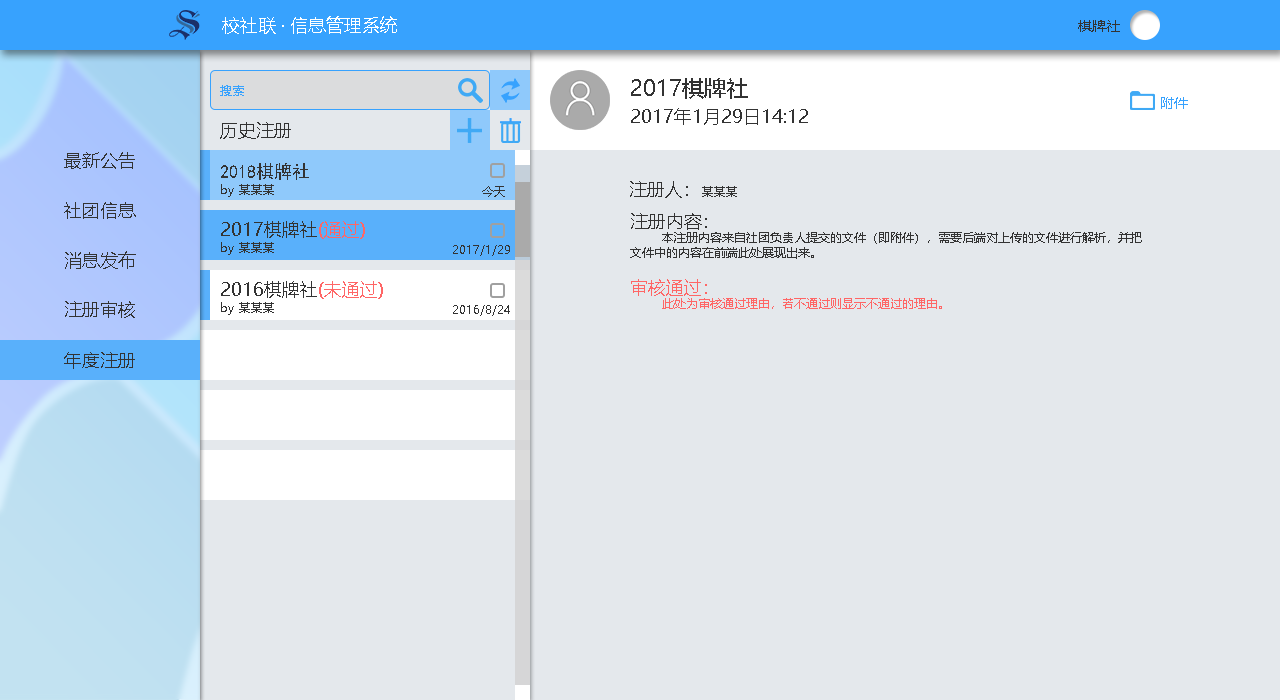
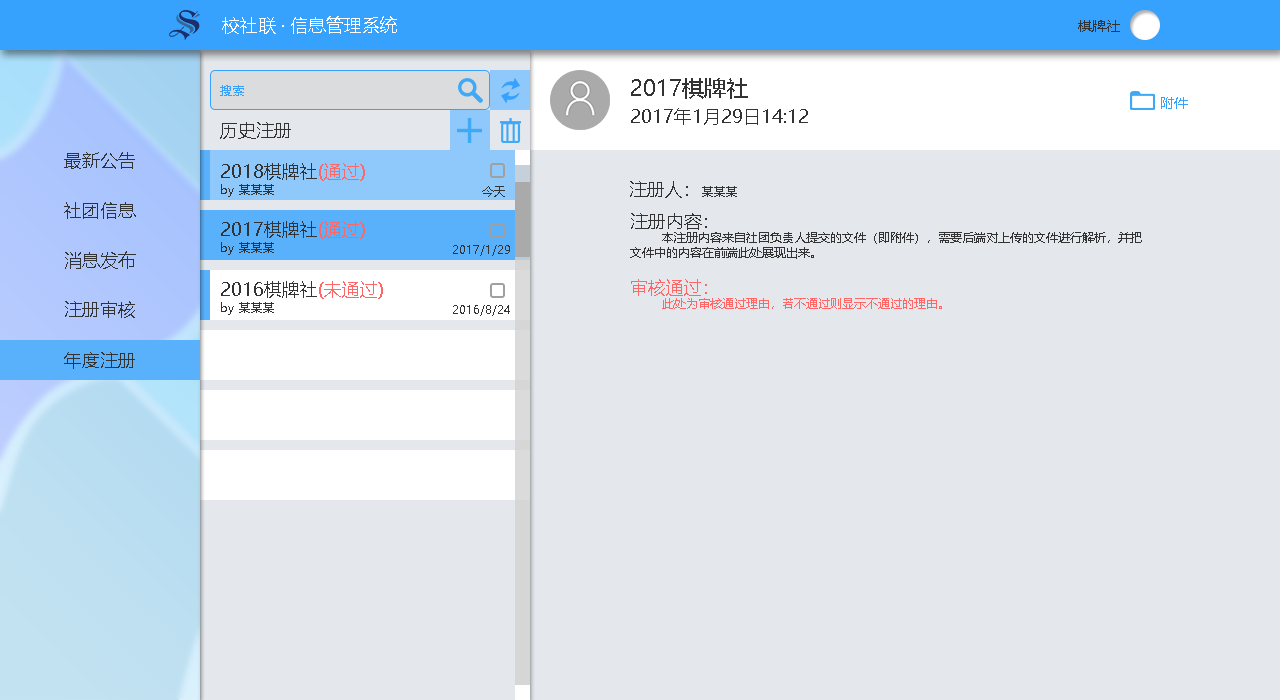
Layered file, before and after one edit (1280x700). Changes by layer:
renamed "2018棋牌社" to "2018棋牌社(通过)", painted on it over 221, 163, 365, 181
